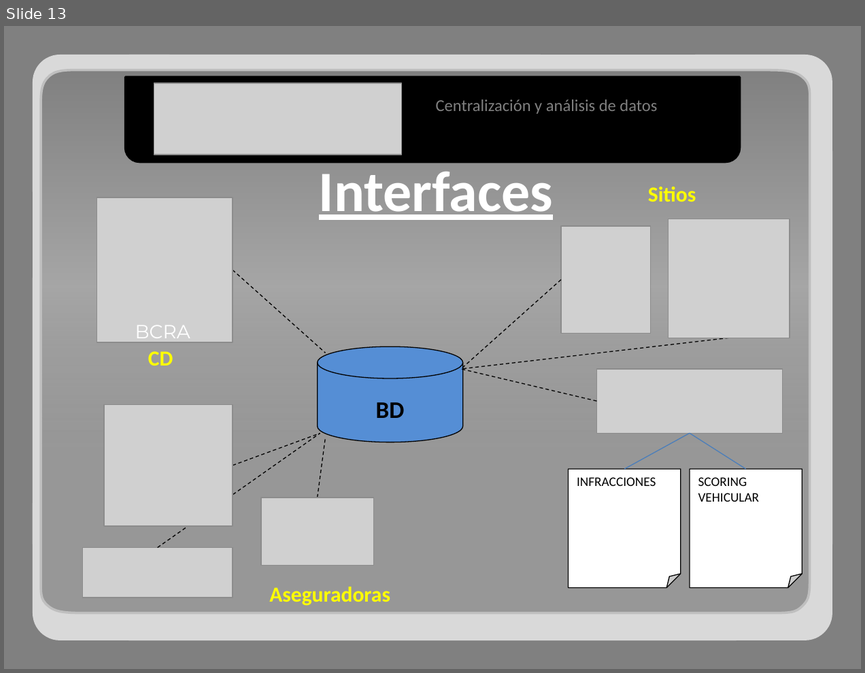
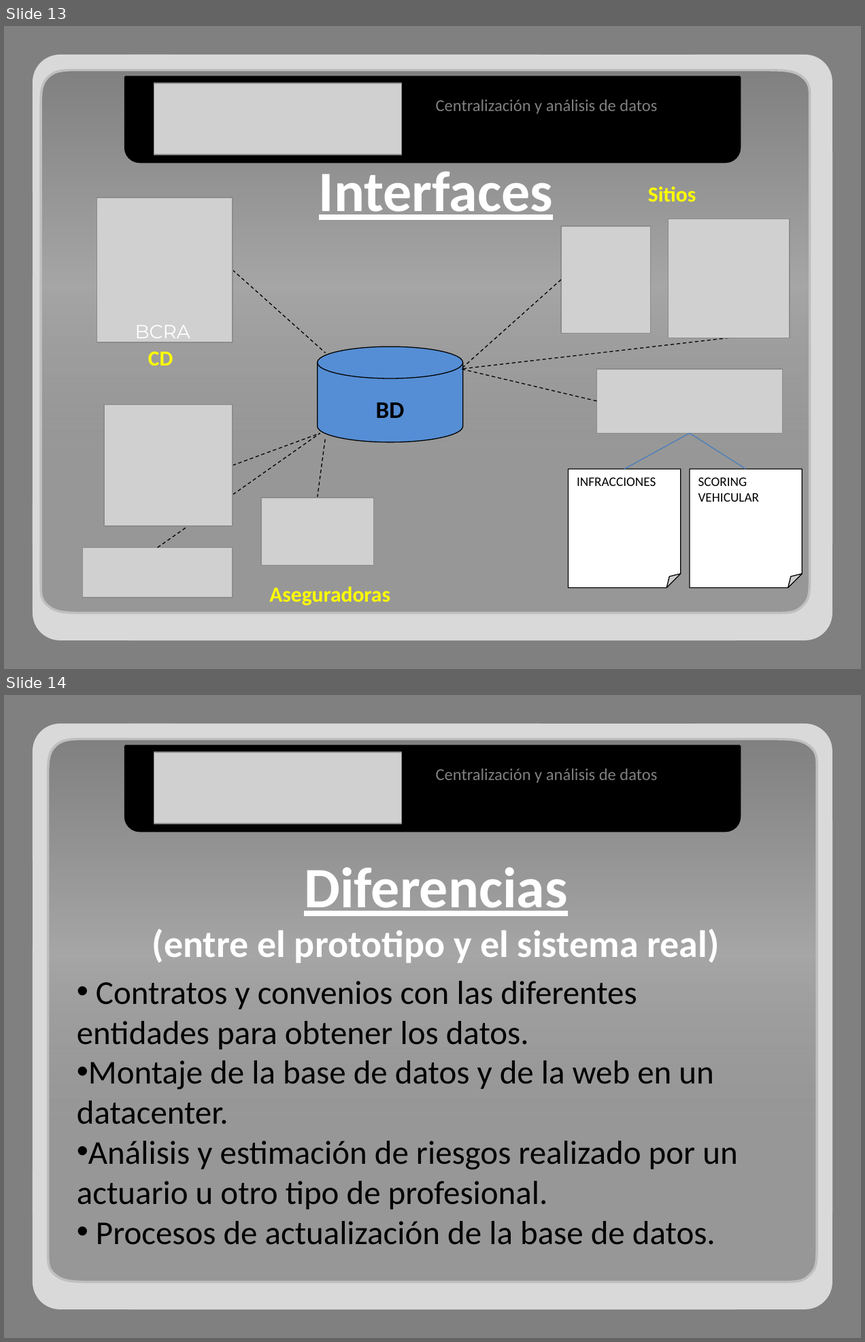
Before and after one commit to adrianachelotti/tallerdesarrollo1ero2011, a slide deck: Presentacion/Tecnica/Presentacion Tecnica.pptx. Shown one above the other, each under a label of ours: slide 13 before the commit, slides 13 and 14 after it. The pictures are 865x673 and 865x1342 pixels, drawn with LibreOffice and Linux fonts; fonts in the diff are those of the drawing; grey boxes stand for pictures. Boxes give left, top, right and bottom in pixels: in the first picture for what was removed or moved away, otherwise in the second. Text is boxed around its words. In the diff, an @@ line names an element or a change of style, - is before the commit and + after.

Commit message:
Agregué las diferencias y mejoras.

```diff
--- a/Presentacion/Tecnica/Presentacion Tecnica.pptx
+++ b/Presentacion/Tecnica/Presentacion Tecnica.pptx
@@ slide 14 added at (x1=4, y1=695, x2=861, y2=1338), background #808080 @@
@@ freeform shape added at (x1=47, y1=738, x2=818, y2=1282), fill gradient #808080 to #A6A6A6, outline #BFBFBF 2 pt @@
@@ round same rect added at (x1=126, y1=747, x2=740, y2=831), fill #000000, outline #000000 2 pt @@
@@ picture added at (x1=154, y1=752, x2=402, y2=824) @@
@@ text added at (x1=436, y1=768, x2=657, y2=783), 14 pt, text #808080 @@
+Centralización y análisis de datos
@@ text added at (x1=152, y1=867, x2=719, y2=963), 32 pt, text #FFFFFF, bold @@
+Diferencias
+(entre el prototipo y el sistema real)
@@ text added at (x1=77, y1=981, x2=737, y2=1244), 28 pt, text #000000 @@
+• Contratos y convenios con las diferentes entidades para obtener los datos.
+• Montaje de la base de datos y de la web en un datacenter.
+• Análisis y estimación de riesgos realizado por un actuario u otro tipo de profesional.
+• Procesos de actualización de la base de datos.
@@ group added at (x1=33, y1=724, x2=832, y2=1309): 5 rounded rectangles @@
```
Also in this commit, not shown: 9 slides changed.
